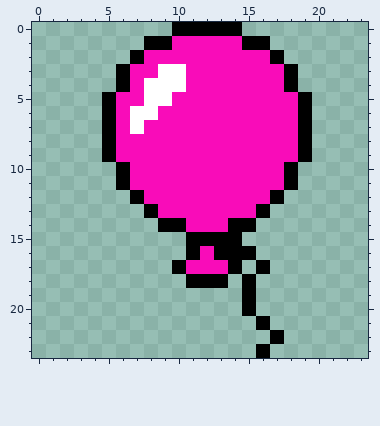
Pixel-art sprite, stored at Assets/my_graphics/balloon/balloon2.png. This is how it looked before the edit.
The file is 24x24 pixels.
After:
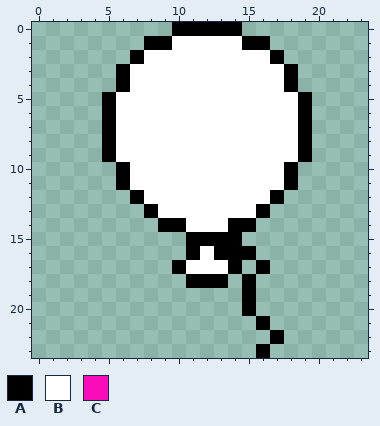
Palette (. is transparent): A #000000  B #ffffff  C #f90cb9
Commit message: balloons are now in color
Change:
Changed rows in their new state; - is an unchanged pixel.
first column x 6:
 1 ----BBBBB----
 2 --BBBBBBBBB--
 3 -BB--BBBBBBB-
 4 -B---BBBBBBB-
 5 BB--BBBBBBBBB
 6 B--BBBBBBBBBB
 7 B-BBBBBBBBBBB
 8 BBBBBBBBBBBBB
 9 BBBBBBBBBBBBB
10 -BBBBBBBBBBB-
11 -BBBBBBBBBBB-
12 --BBBBBBBBB--
13 ---BBBBBBB---
14 -----BBB-----
16 ------B------
17 -----BBB-----
Where, in picture pixels (left, top, right, bottom), the same in both pictures:
changed: (116, 36, 298, 274)
